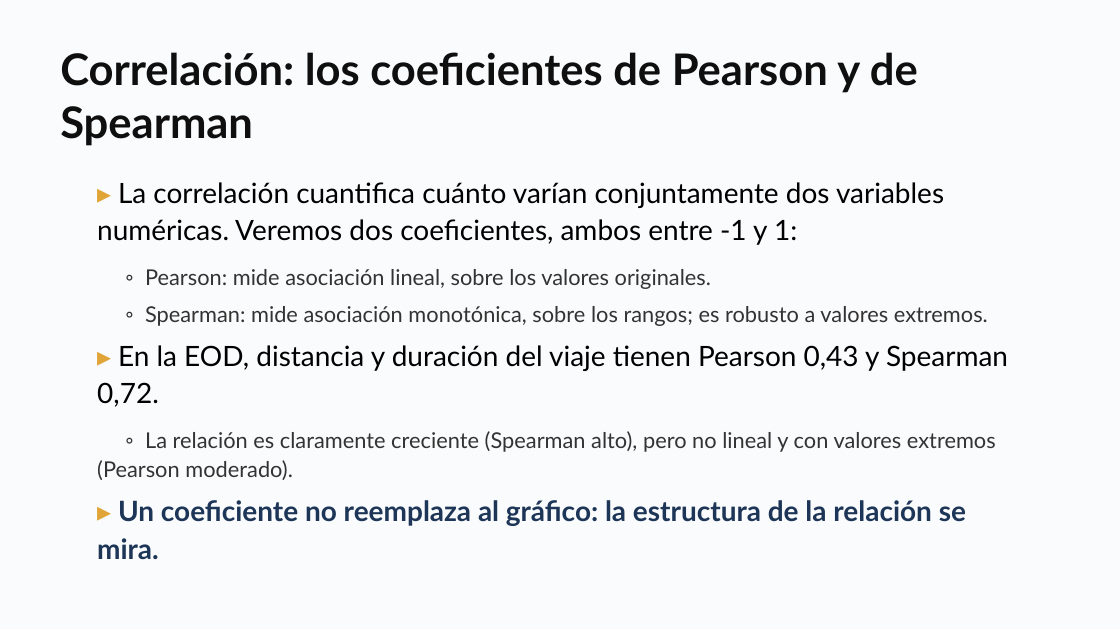
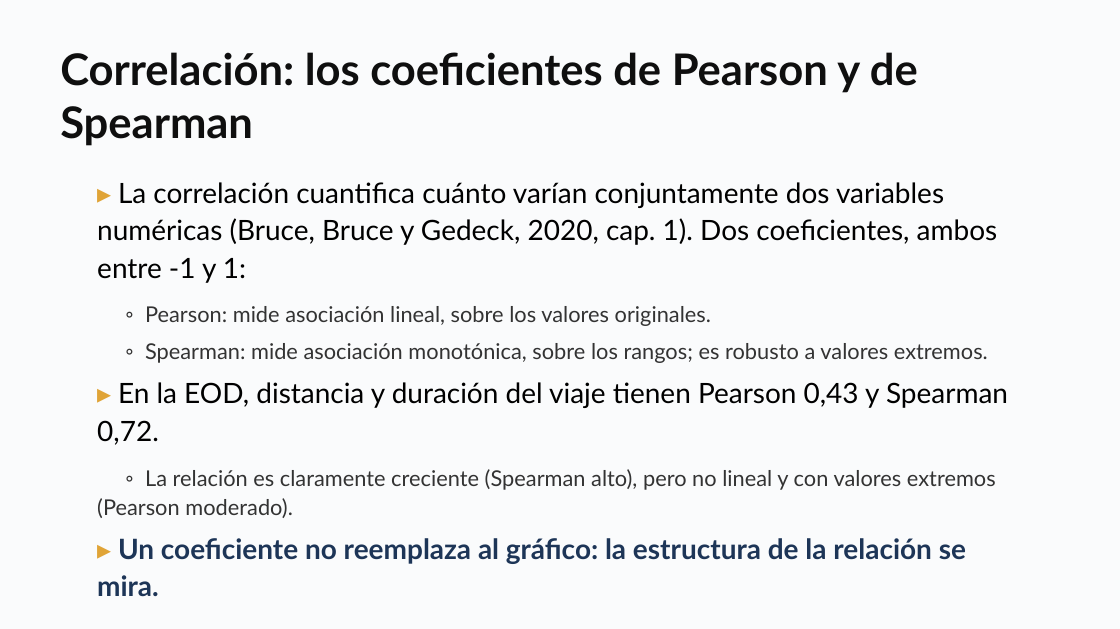
Before and after one commit to daniopitz/cienciadatos, a slide deck: slide 6 of presentaciones/clase02_pandas_eda.pptx. Drawn at 1120x629 pixels with LibreOffice and Linux fonts; fonts in the diff are those of the drawing. Boxes give left, top, right and bottom in pixels: in the first picture for what was removed or moved away, otherwise in the second. Text is boxed around its words. In the diff, an @@ line names an element or a change of style, - is before the commit and + after.

```diff
--- a/presentaciones/clase02_pandas_eda.pptx
+++ b/presentaciones/clase02_pandas_eda.pptx
@@ text at box(97, 182, 998, 283): text changed @@
-▸ La correlación cuantifica cuánto varían conjuntamente dos variables numéricas. Veremos dos coeficientes, ambos entre -1 y 1:
+▸ La correlación cuantifica cuánto varían conjuntamente dos variables numéricas (Bruce, Bruce y Gedeck, 2020, cap. 1). Dos coeficientes, ambos entre -1 y 1:
```
Also in this commit, not shown: 2 other slides changed, 6 slides added, 2 slides removed, 1 other file.
